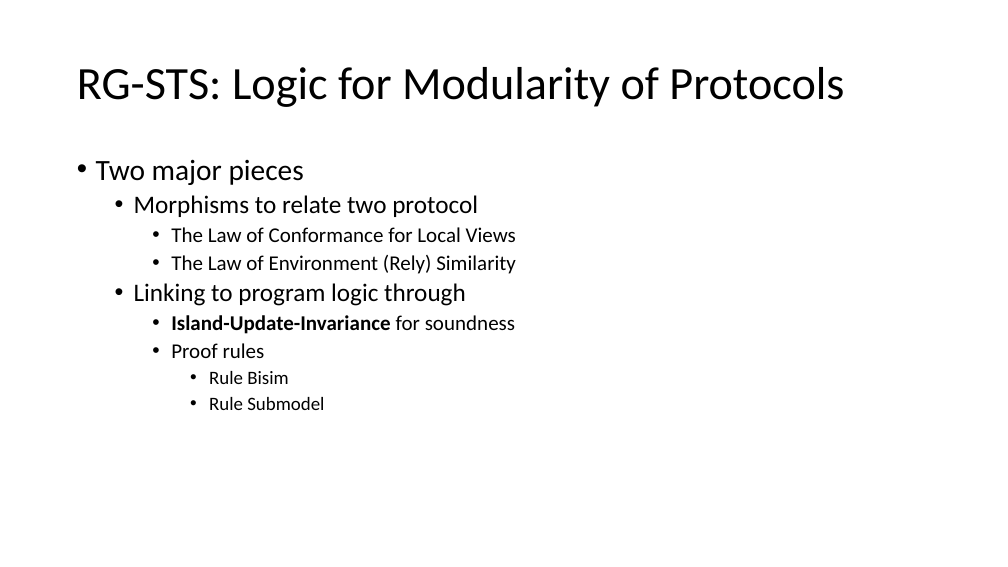
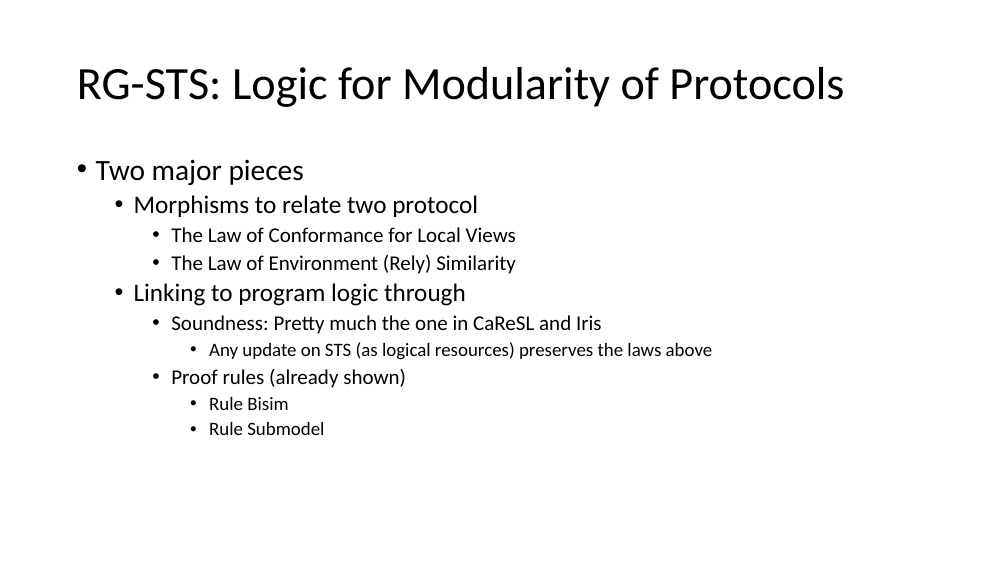
Before and after one commit to Contingent-Systems/modal_abstractions_presentations, a slide deck: slide 10 of njpls_nyu_2024/proposal.pptx. Drawn at 1008x567 pixels with LibreOffice and Linux fonts; fonts in the diff are those of the drawing. Boxes give left, top, right and bottom in pixels: in the first picture for what was removed or moved away, otherwise in the second. Text is boxed around its words. In the diff, an @@ line names an element or a change of style, - is before the commit and + after.

```diff
--- a/njpls_nyu_2024/proposal.pptx
+++ b/njpls_nyu_2024/proposal.pptx
@@ text at (171, 315, 713, 388): text changed; bold off @@
-    • Island-Update-Invariance for soundness
-    • Proof rules
+    • Soundness: Pretty much the one in CaReSL and Iris
+      • Any update on STS (as logical resources) preserves the laws above
+    • Proof rules (already shown)
```
Also in this commit, not shown: 6 other slides changed, 1 slide removed.
